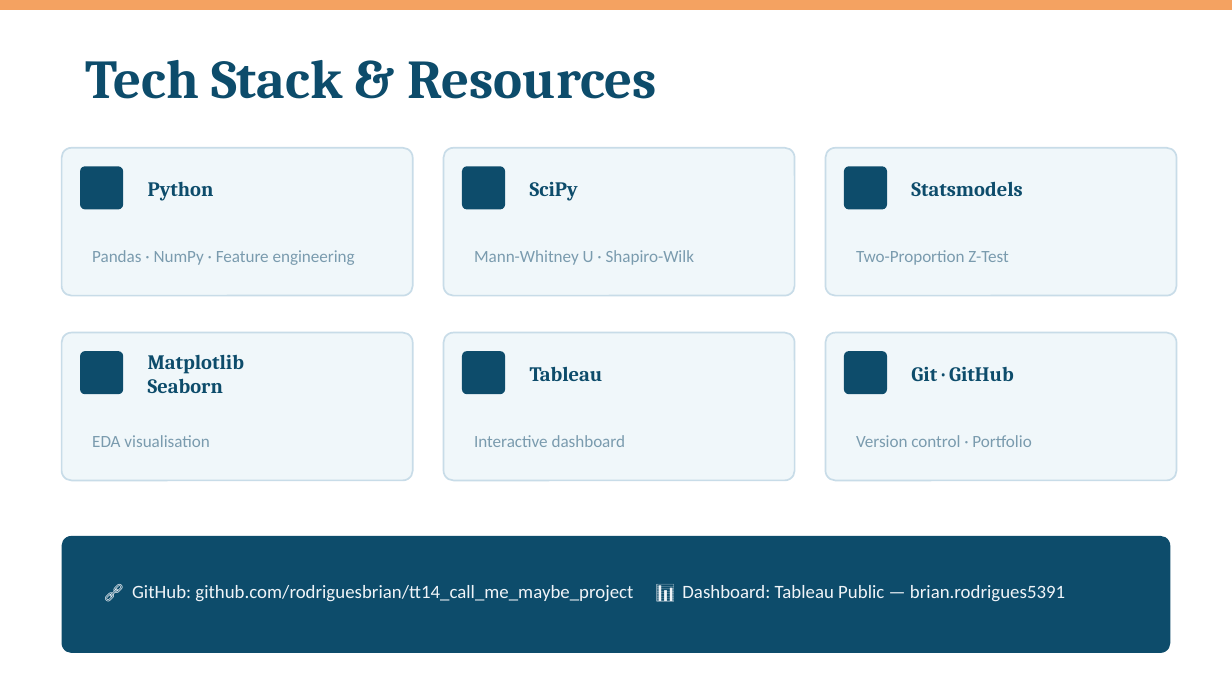
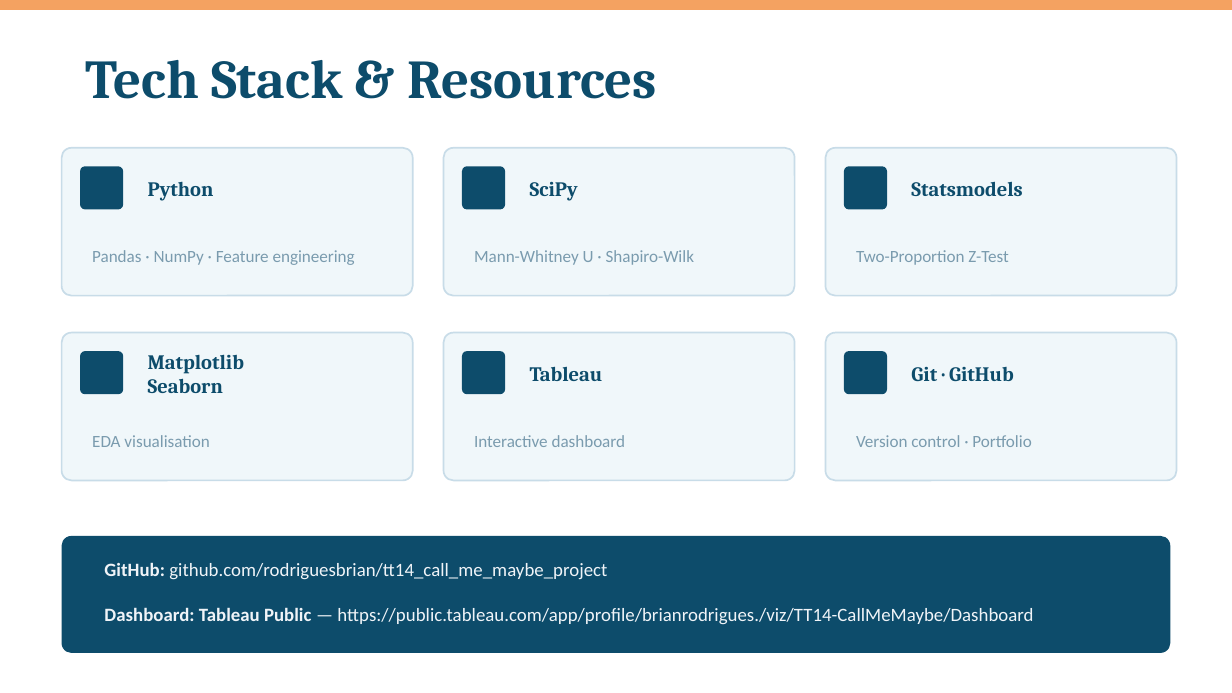
Before and after one commit to rodriguesbrian/tt14_call_me_maybe_project, a slide deck: slide 9 of reports/call_me_maybe_presentation.pptx. Drawn at 1232x693 pixels with LibreOffice and Linux fonts; fonts in the diff are those of the drawing. Boxes give left, top, right and bottom in pixels: in the first picture for what was removed or moved away, otherwise in the second. Text is boxed around its words. In the diff, an @@ line names an element or a change of style, - is before the commit and + after.

```diff
--- a/reports/call_me_maybe_presentation.pptx
+++ b/reports/call_me_maybe_presentation.pptx
@@ text at box(104, 562, 1033, 624): text changed @@
-🔗 GitHub: github.com/rodriguesbrian/tt14_call_me_maybe_project 📊 Dashboard: Tableau Public — brian.rodrigues5391
+GitHub: github.com/rodriguesbrian/tt14_call_me_maybe_project
+Dashboard: Tableau Public — https://public.tableau.com/app/profile/brianrodrigues./viz/TT14-CallMeMaybe/Dashboard
```
Also in this commit, not shown: 1 other slide changed.
